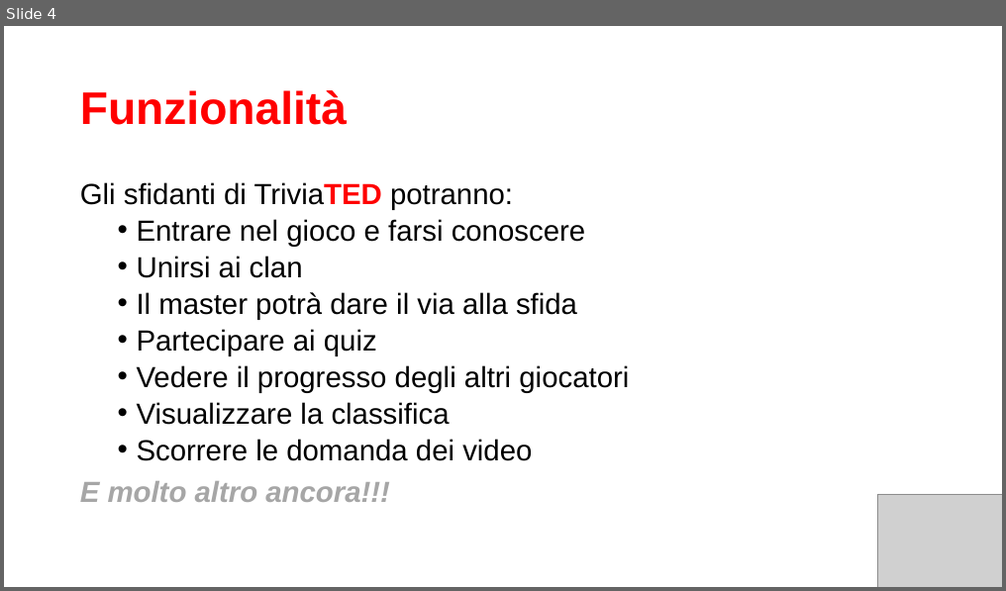
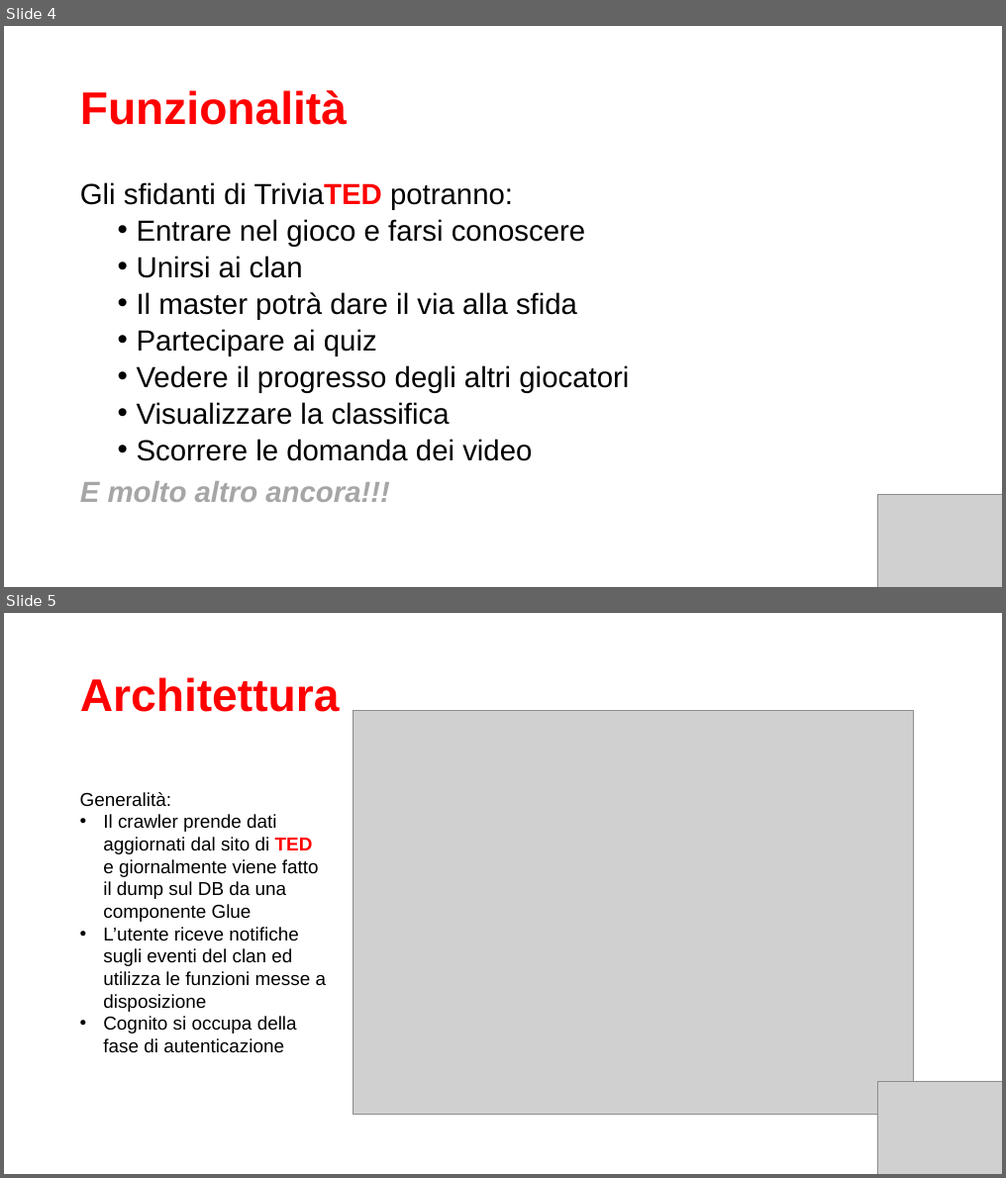
Before and after one commit to maggiorante/Mobile-Cloud-Technlogies-2021, a slide deck: TriviaTED.pptx. Shown one above the other, each under a label of ours: slide 4 before the commit, slides 4 and 5 after it. The pictures are 1006x591 and 1006x1178 pixels, drawn with LibreOffice and Linux fonts; fonts in the diff are those of the drawing; grey boxes stand for pictures. Boxes give left, top, right and bottom in pixels: in the first picture for what was removed or moved away, otherwise in the second. Text is boxed around its words. In the diff, an @@ line names an element or a change of style, - is before the commit and + after.

```diff
--- a/TriviaTED.pptx
+++ b/TriviaTED.pptx
@@ slide 5 added at bbox=[4, 613, 1002, 1174], background #FFFFFF @@
@@ title added at bbox=[80, 677, 340, 712], 44 pt, text #FF0000, bold @@
+Architettura
@@ picture added at bbox=[352, 711, 914, 1115] @@
@@ text added at bbox=[80, 792, 327, 1054], 18 pt, text #000000 @@
+Generalità:
+• Il crawler prende dati aggiornati dal sito di TED e giornalmente viene fatto il dump sul DB da una componente Glue
+• L’utente riceve notifiche sugli eventi del clan ed utilizza le funzioni messe a disposizione
+• Cognito si occupa della fase di autenticazione
@@ picture added at bbox=[877, 1081, 1002, 1174] @@
```
Also in this commit, not shown: 1 other slide added, 1 slide removed.
